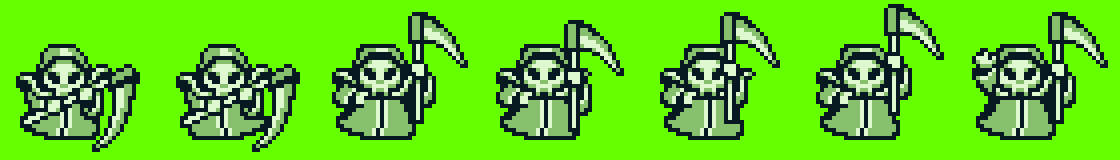
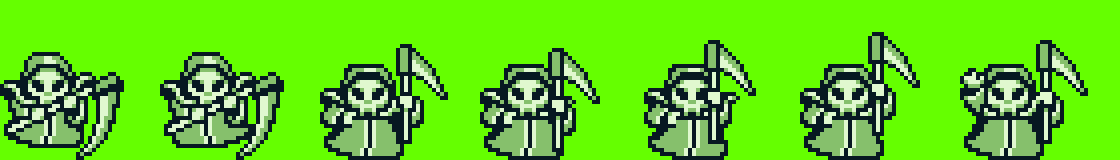
Comparing the layer stacks of the two (1120, 160) images. Changes:
added layer "greyscale" above "forshortened handle" over [0, 32, 1088, 160]
hid "Layer 7 copy" over [16, 4, 1108, 152]
